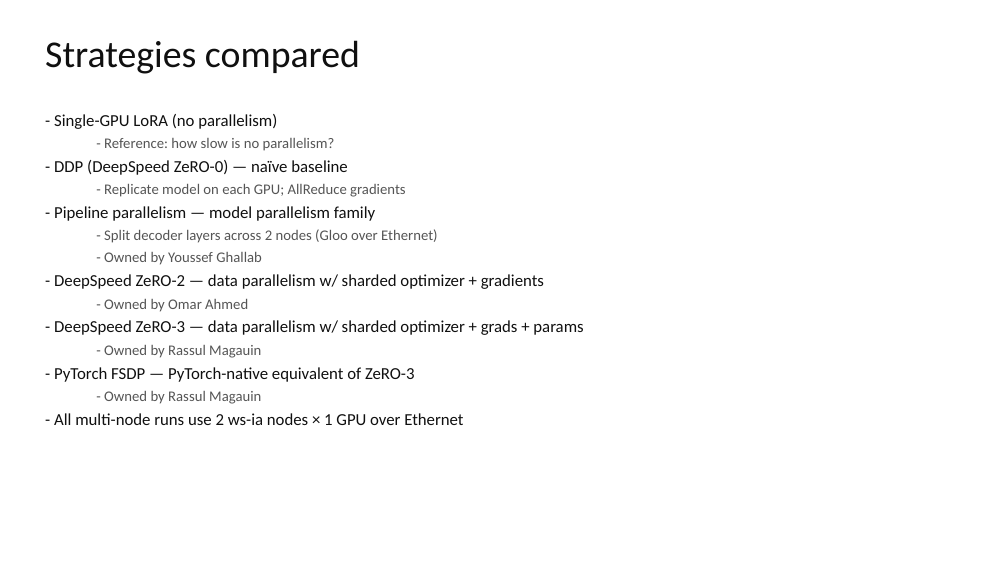
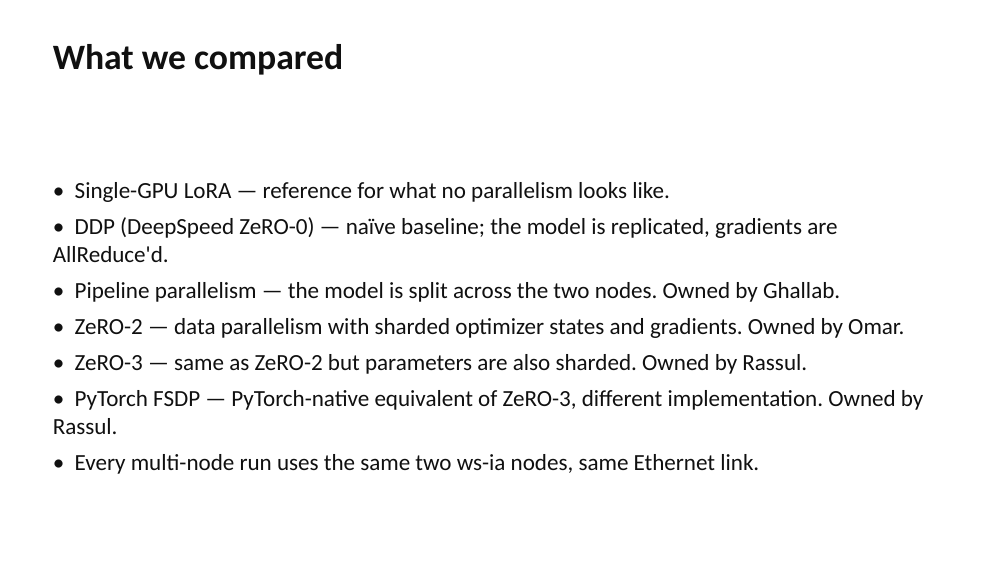
Before and after one commit to rassulmagauin/ml710, a slide deck: slide 5 of presentation/ML710_LLaVA_Parallelism.pptx. Drawn at 1008x567 pixels with LibreOffice and Linux fonts; fonts in the diff are those of the drawing. Boxes give left, top, right and bottom in pixels: in the first picture for what was removed or moved away, otherwise in the second. Text is boxed around its words. In the diff, an @@ line names an element or a change of style, - is before the commit and + after.

Commit message:
Rewrite presentation in a tighter voice; fix layout
Text changes:
- Replace bullet patterns like "X — explanation (Y)" with natural sentences
- Drop redundant section/subsection labels from titles ("Strategies compared",
  "ML task: LLaVA" etc) in favor of plainer ones ("What we compared",
  "The model: LLaVA")
- Shorten titles that were wrapping to two lines and clipping body content
  ("FSDP: PyTorch's take", "Statistical efficiency")
- Fewer nested sub-bullets; mix prose with bullets so slides don't read like
  a generated outline
- Vertical-anchor body text in the middle of each slide so layouts don't
  leave huge whitespace at the bottom

Layout changes:
- Bullets at 20-22pt (was 16), sub-bullets at 17-19pt
- Use real "•" / "–" bullet glyphs instead of leading dash characters
- One central plot per comparison slide (not bullets-on-left + chart-on-right)
  with a short italic takeaway under the title
- Result slides: bullets 6.4" wide, image 5.5" — no more overlap with the chart

Plot changes:
- Bar charts regenerated at 7.5x5 (was 8x4.5) so labels don't overflow
- Goodput split into 9a_goodput_per_sec.png and 9b_goodput_per_sample.png as
  separate single-panel plots; the merged 9_goodput.png is kept for the docs

```diff
--- a/presentation/ML710_LLaVA_Parallelism.pptx
+++ b/presentation/ML710_LLaVA_Parallelism.pptx
@@ text at bbox=[53, 44, 343, 75]: text changed; size 36 to 34 pt; bold on @@
-Strategies compared
+What we compared
@@ text "• Single-GPU LoRA — reference ..." at bbox=[53, 182, 923, 474]: vertical alignment top to middle @@
@@ text at bbox=[53, 182, 923, 474]: text changed; size 16 to 22 pt @@
-- Single-GPU LoRA (no parallelism)
-  - Reference: how slow is no parallelism?
-- DDP (DeepSpeed ZeRO-0) — naïve baseline
-  - Replicate model on each GPU; AllReduce gradients
-- Pipeline parallelism — model parallelism family
-  - Split decoder layers across 2 nodes (Gloo over Ethernet)
-  - Owned by Youssef Ghallab
-- DeepSpeed ZeRO-2 — data parallelism w/ sharded optimizer + gradients
-  - Owned by Omar Ahmed
-- DeepSpeed ZeRO-3 — data parallelism w/ sharded optimizer + grads + params
-  - Owned by Rassul Magauin
-- PyTorch FSDP — PyTorch-native equivalent of ZeRO-3
-  - Owned by Rassul Magauin
-- All multi-node runs use 2 ws-ia nodes × 1 GPU over Ethernet
+• Single-GPU LoRA — reference for what no parallelism looks like.
+• DDP (DeepSpeed ZeRO-0) — naïve baseline; the model is replicated, gradients are AllReduce'd.
+• Pipeline parallelism — the model is split across the two nodes. Owned by Ghallab.
+• ZeRO-2 — data parallelism with sharded optimizer states and gradients. Owned by Omar.
+• ZeRO-3 — same as ZeRO-2 but parameters are also sharded. Owned by Rassul.
+• PyTorch FSDP — PyTorch-native equivalent of ZeRO-3, different implementation. Owned by Rassul.
+• Every multi-node run uses the same two ws-ia nodes, same Ethernet link.
```
Also in this commit, not shown: 19 other slides changed, 10 slides added, 10 slides removed, 10 other files.
